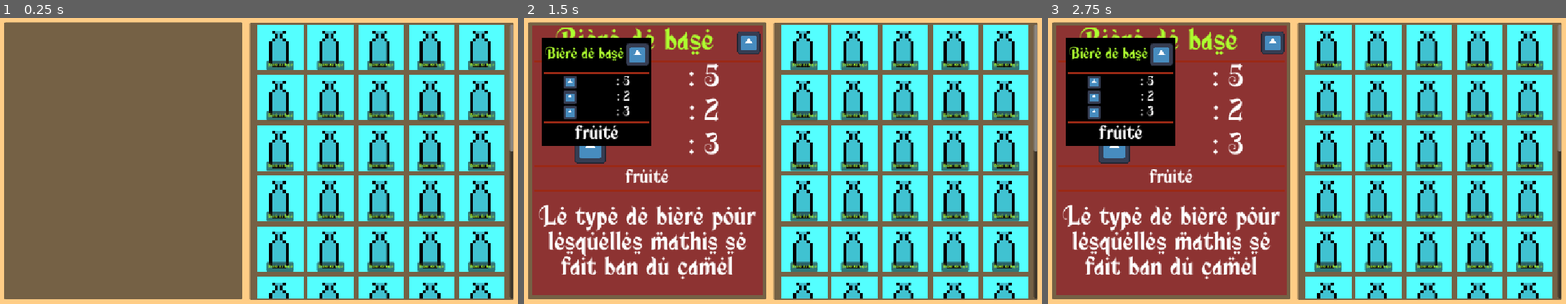
Above: before the commit, frames 1-3 (left to right).
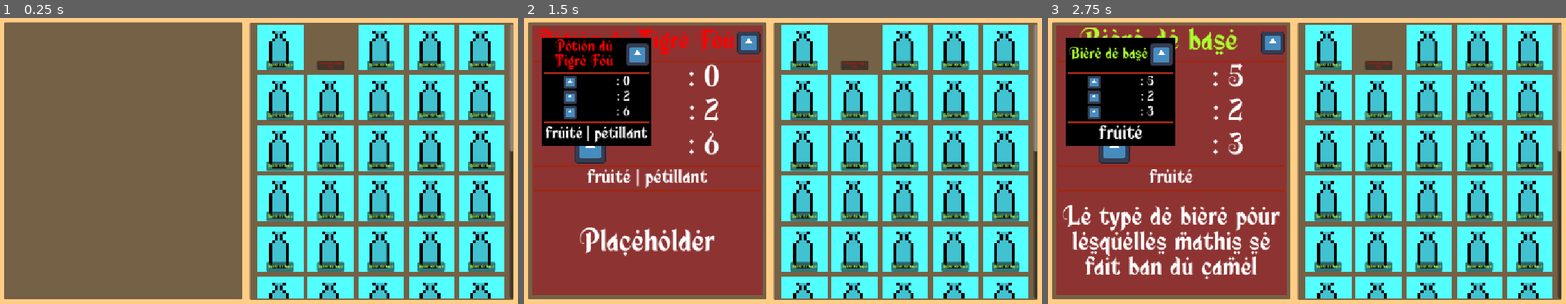
Above: after the commit, the same moments.

Repository: SeldonRubika/Jam-BeerStory
Game: Godot game, scene res://Scenes/MainStuff/main.tscn
The game is run twice, just before and just after one commit, with the same random seed, the same clock (stepped at 60 frames per second) and the same inputs. The engine's default icon, where the game draws it, is replaced by a stand-in: a white triangle on a blue panel in a dark square.
Inputs (mouse positions are in pixels of both pictures, inside the frame that each line leads up to):
- Up to frame 1 (0.25 s): no input
- Up to frame 2 (1.5 s): click (803, 46) at 0.5 s; click (855, 46) at 1.25 s
- Up to frame 3 (2.75 s): click (1431, 46) at 2 s

The runs differ from the first frame. In frame 1, 1.4% of the frame differs, in the area x 59-69%, y 2-19%; in frame 2, 8.8%, in the area x 2-69%, y 2-92%; in frame 3, 1.4%.

Commit message:
feat : few DrinkBase
5 DrinkBase Ressource

Diff:
--- /dev/null
+++ b/Resources/Drinks/AlcoolPur.tres
@@ -0,0 +1,7 @@
+[gd_resource type="Resource" script_class="DrinkResource" format=3 uid="uid://c1wsgln1jh5kw"]
+
+[ext_resource type="Script" uid="uid://dhefokc82kmno" path="res://Resources/Drinks/AADrinksBase.gd" id="1_0hs12"]
+
+[resource]
+script = ExtResource("1_0hs12")
+metadata/_custom_type_script = "uid://dhefokc82kmno"
--- /dev/null
+++ b/Resources/Drinks/Eau.tres
@@ -0,0 +1,10 @@
+[gd_resource type="Resource" script_class="DrinkResource" format=3 uid="uid://crn2ikri8g47b"]
+
+[ext_resource type="Script" uid="uid://dhefokc82kmno" path="res://Resources/Drinks/AADrinksBase.gd" id="1_v4u8n"]
+
+[resource]
+script = ExtResource("1_v4u8n")
+drink_name = "Eau"
+desc = "Placeholder"
+types = 4
+metadata/_custom_type_script = "uid://dhefokc82kmno"
--- /dev/null
+++ b/Resources/Drinks/EauPetillante.tres
@@ -0,0 +1,10 @@
+[gd_resource type="Resource" script_class="DrinkResource" format=3 uid="uid://bah2j40ccokhh"]
+
+[ext_resource type="Script" uid="uid://dhefokc82kmno" path="res://Resources/Drinks/AADrinksBase.gd" id="1_l62bu"]
+
+[resource]
+script = ExtResource("1_l62bu")
+drink_name = "Eau"
+desc = "Placeholder"
+types = 4
+metadata/_custom_type_script = "uid://dhefokc82kmno"
--- /dev/null
+++ b/Resources/Drinks/PotionTaureauAile.tres
@@ -0,0 +1,14 @@
+[gd_resource type="Resource" script_class="DrinkResource" format=3 uid="uid://2hqik8uq36wc"]
+
+[ext_resource type="Script" uid="uid://dhefokc82kmno" path="res://Resources/Drinks/AADrinksBase.gd" id="1_wqm7c"]
+
+[resource]
+script = ExtResource("1_wqm7c")
+drink_name = "Potion du Tigre Fou"
+desc = "Placeholder"
+types = 4
+bitterness = 2
+sweetness = 6
+fruity = true
+gazeous = true
+metadata/_custom_type_script = "uid://dhefokc82kmno"
--- /dev/null
+++ b/Resources/Drinks/PotionTigreFou.tres
@@ -0,0 +1,14 @@
+[gd_resource type="Resource" script_class="DrinkResource" format=3 uid="uid://oj1fihi7rf88"]
+
+[ext_resource type="Script" uid="uid://dhefokc82kmno" path="res://Resources/Drinks/AADrinksBase.gd" id="1_c0tlh"]
+
+[resource]
+script = ExtResource("1_c0tlh")
+drink_name = "Potion du Tigre Fou"
+desc = "Placeholder"
+types = 4
+bitterness = 2
+sweetness = 6
+fruity = true
+gazeous = true
+metadata/_custom_type_script = "uid://dhefokc82kmno"
--- a/Scenes/MainStuff/main.tscn
+++ b/Scenes/MainStuff/main.tscn
@@ -2,6 +2,7 @@
 
 [ext_resource type="PackedScene" uid="uid://c4spjnychilog" path="res://Scenes/Menu/main_menu.tscn" id="1_r0vd8"]
 [ext_resource type="PackedScene" uid="uid://dkggdakosi2hr" path="res://Scenes/drinks/drink_base.tscn" id="2_ayn3u"]
+[ext_resource type="Resource" uid="uid://oj1fihi7rf88" path="res://Resources/Drinks/PotionTigreFou.tres" id="3_5xgcf"]
 
 [node name="Main" type="Control" unique_id=1026774502]
 layout_mode = 3
@@ -91,6 +92,7 @@
 
 [node name="DrinkBase36" parent="Book/InventoryPage/Grid/ScrollContainer/GridContainer" unique_id=423572397 instance=ExtResource("2_ayn3u")]
 layout_mode = 2
+resource = ExtResource("3_5xgcf")
 
 [node name="DrinkBase50" parent="Book/InventoryPage/Grid/ScrollContainer/GridContainer" unique_id=1053930589 instance=ExtResource("2_ayn3u")]
 layout_mode = 2
